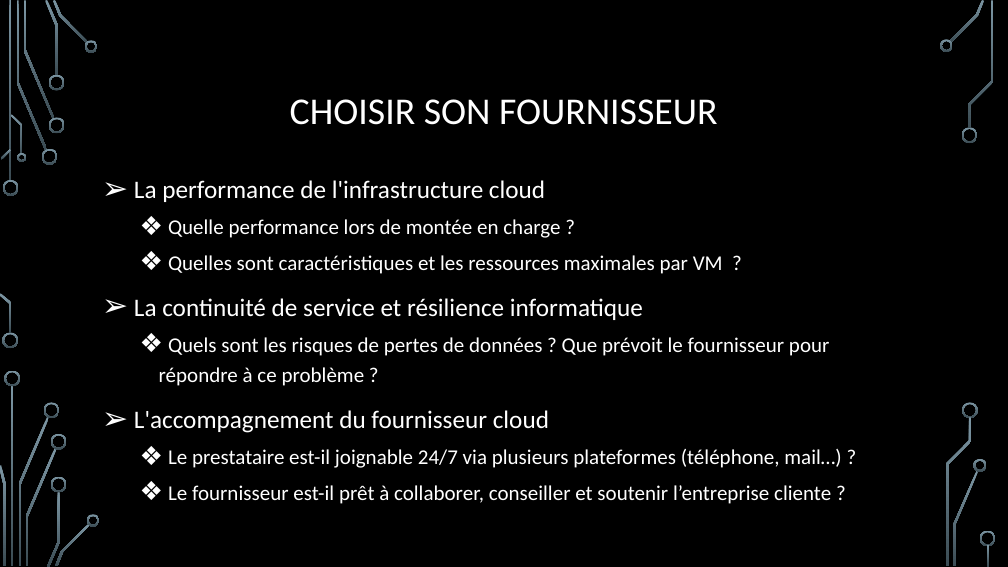
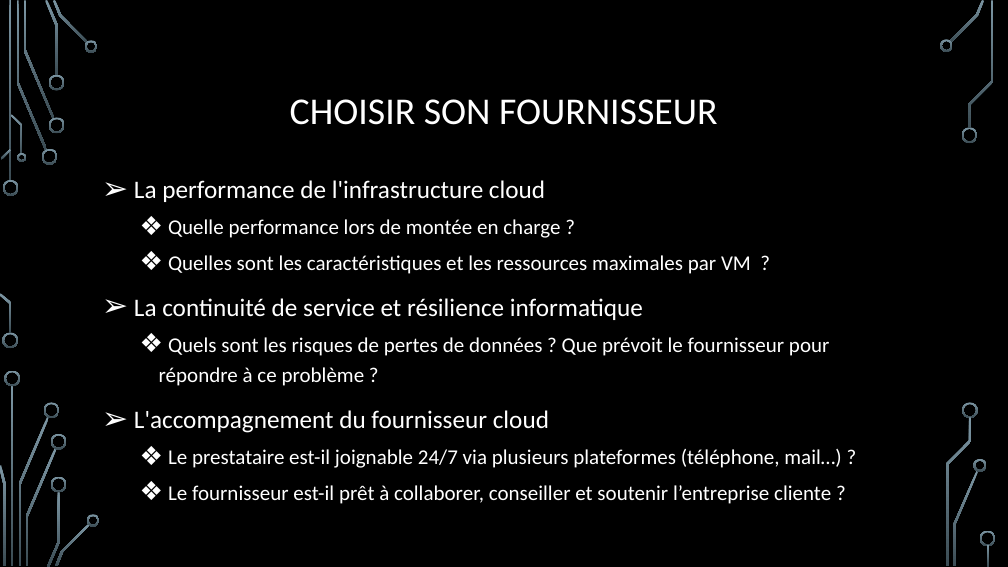
Before and after one commit to CorleoneDany/Cloud-Computing, a slide deck: slide 27 of Cloud Computing - F.pptx. Drawn at 1008x567 pixels with LibreOffice and Linux fonts; fonts in the diff are those of the drawing; background and template pictures are left out. Boxes give left, top, right and bottom in pixels: in the first picture for what was removed or moved away, otherwise in the second. Text is boxed around its words. In the diff, an @@ line names an element or a change of style, - is before the commit and + after.

```diff
--- a/Cloud Computing - F.pptx
+++ b/Cloud Computing - F.pptx
@@ text at (168, 255, 751, 274): text changed @@
-  ❖ Quelles sont caractéristiques et les ressources maximales par VM ?
+  ❖ Quelles sont les caractéristiques et les ressources maximales par VM ?
```
Also in this commit, not shown: 2 other slides changed.
